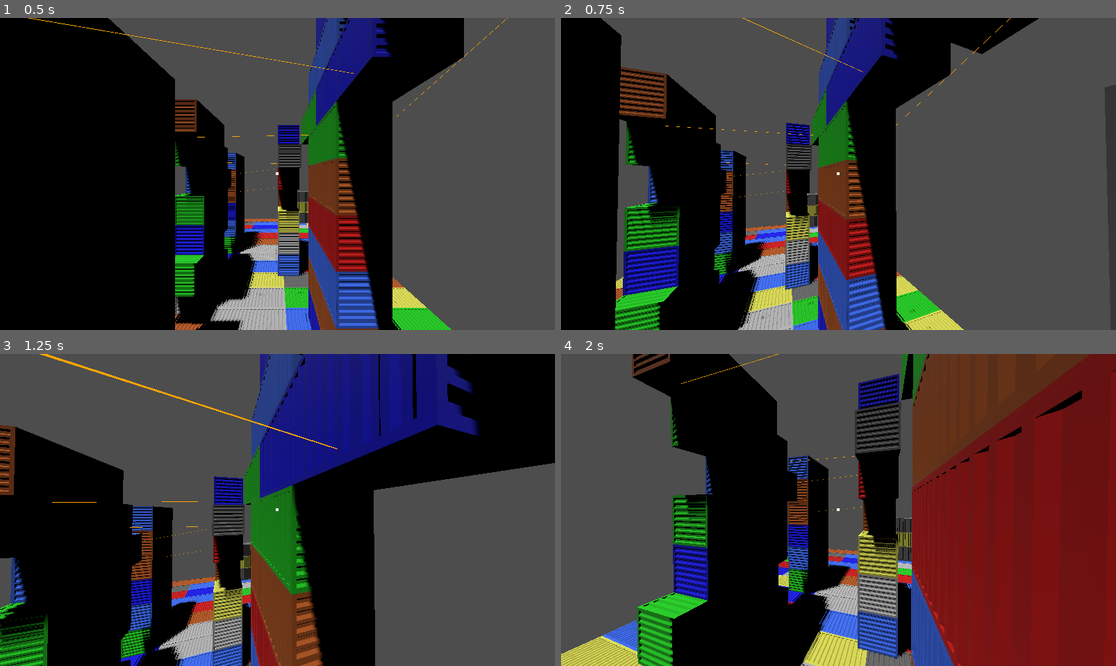
Above: before the commit, frames 1-4 (two rows, left to right).
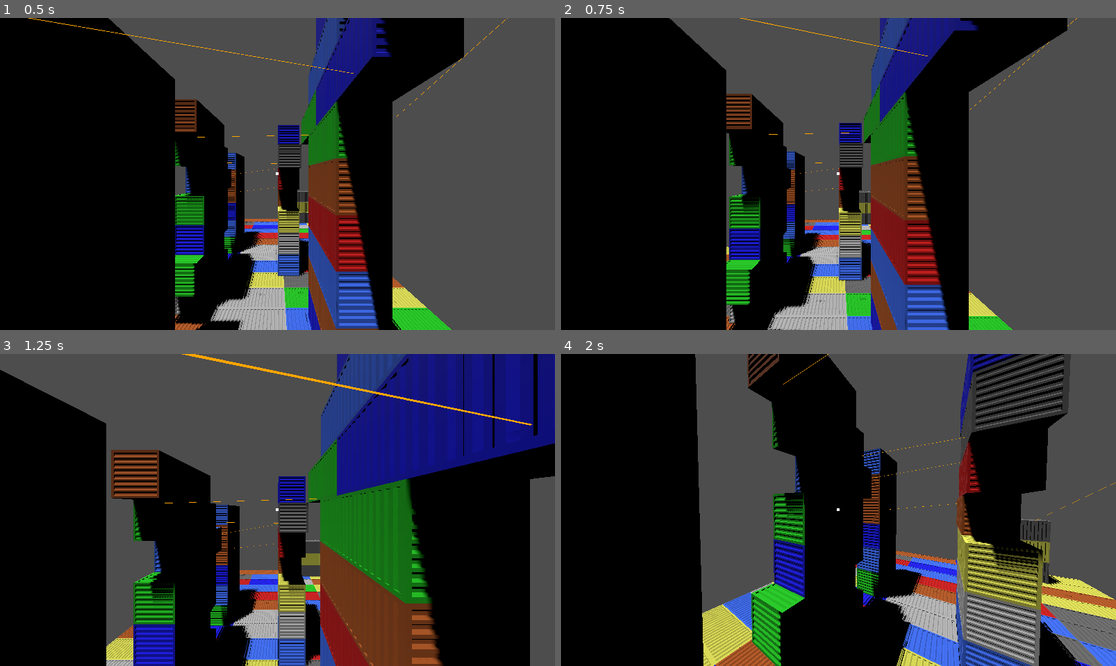
Above: after the commit, the same moments.

Repository: Alex-Fischman/Shipyard
Game: Godot game, scene res://Scenes/Main.tscn
The game is run twice, just before and just after one commit, with the same random seed, the same clock (stepped at 60 frames per second) and the same inputs.
Inputs (mouse positions are in pixels of both pictures, inside the frame that each line leads up to):
- Up to frame 1 (0.5 s): no input
- Up to frame 2 (0.75 s): tap Enter at 0.5 s; move the mouse to (866, 174) at 0.52 s; hold W (move_forward) from 0.53 s (still down); click (866, 174) at 0.67 s
- Up to frame 3 (1.25 s): keep holding W (move_forward); tap Space (jump) at 0.77 s
- Up to frame 4 (2 s): keep holding W (move_forward); move the mouse to (810, 510) at 1.27 s; click (810, 510) at 1.42 s; tap Space (jump) at 1.52 s

Frame 1 is identical in both runs. In frame 2, 48% of the frame differs, in the area x 7-100%, y 0-100%; in frame 3, 66%; in frame 4, 89%, in the area x 0-100%, y 0-100%.

Commit message:
Capture mouse on click

Diff:
--- a/Scripts/Camera.gd
+++ b/Scripts/Camera.gd
@@ -3,9 +3,6 @@
 @export var target: Node3D
 @export var player: Node3D
 @export var sensitivity: float
-
-func _ready() -> void:
-	Input.mouse_mode = Input.MOUSE_MODE_CAPTURED
 
 func _process(_delta: float) -> void:
 	self.global_transform = target.global_transform
--- a/Scripts/Player.gd
+++ b/Scripts/Player.gd
@@ -96,3 +96,5 @@
 		var e: InputEventMouseButton = event as InputEventMouseButton
 		if e.button_index == MOUSE_BUTTON_LEFT:
 			mouse_down = e.pressed
+			if not Input.get_mouse_mode() == Input.MOUSE_MODE_CAPTURED:
+				Input.set_mouse_mode(Input.MOUSE_MODE_CAPTURED)
Not shown, added: export_presets.cfg
